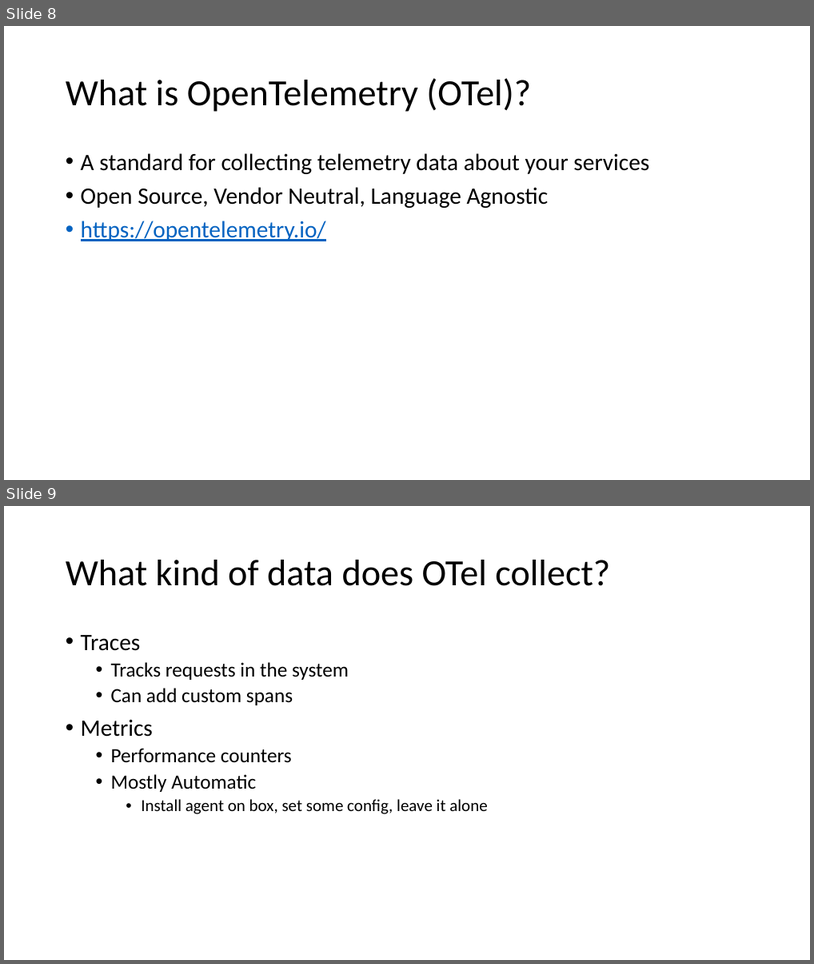
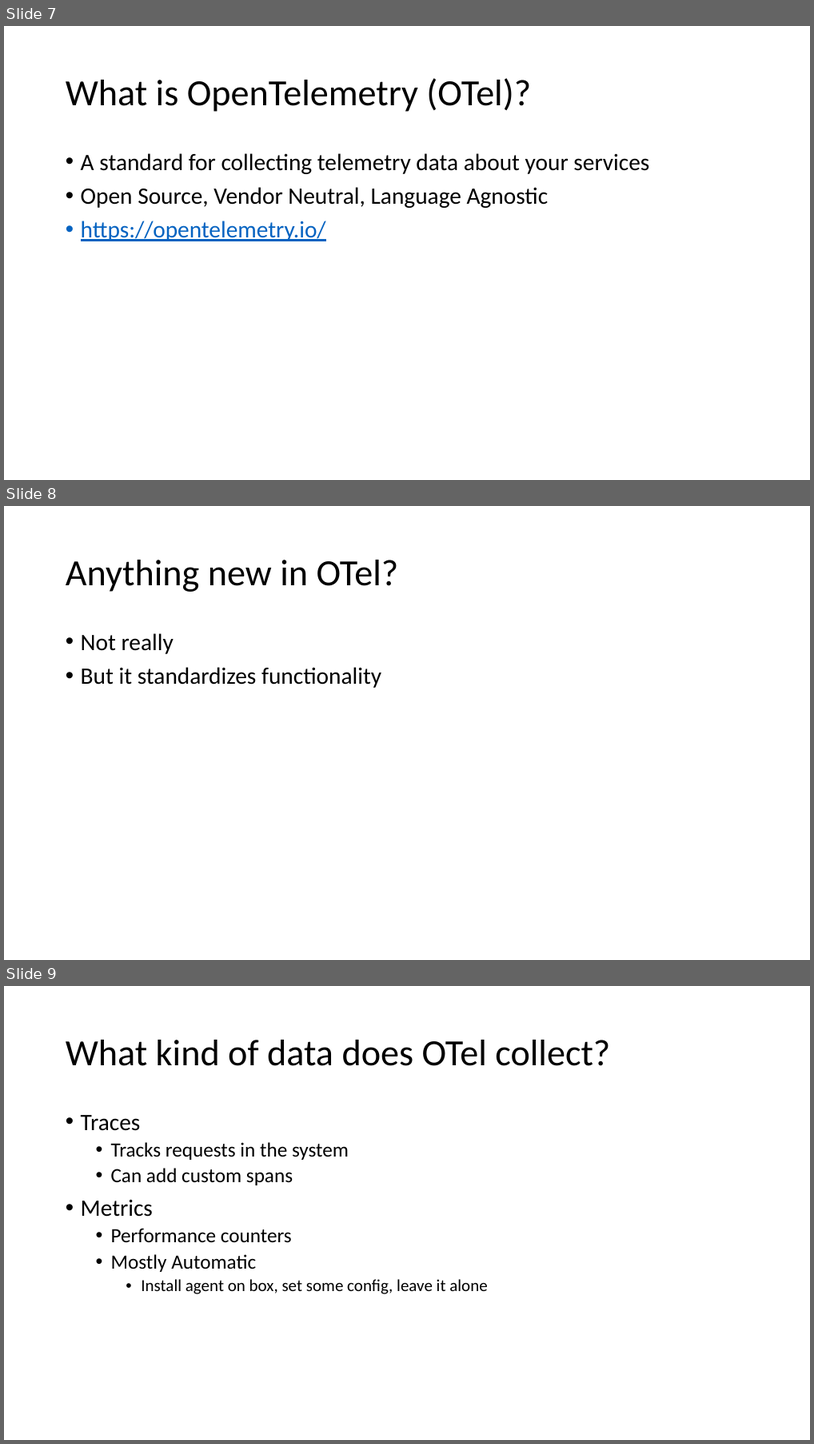
Before and after one commit to ProgrammerAL/Presentations-2023, a slide deck: 2023-03 - Orlando Code Camp - OpenTelemetry/Presentation.pptx. Shown one above the other, each under a label of ours: slides 8 and 9 before the commit, slides 7, 8 and 9 after it. The pictures are 814x964 and 814x1444 pixels, drawn with LibreOffice and Linux fonts; fonts in the diff are those of the drawing. Boxes give left, top, right and bottom in pixels: in the first picture for what was removed or moved away, otherwise in the second. Text is boxed around its words. In the diff, an @@ line names an element or a change of style, - is before the commit and + after.

```diff
--- a/2023-03 - Orlando Code Camp - OpenTelemetry/Presentation.pptx
+++ b/2023-03 - Orlando Code Camp - OpenTelemetry/Presentation.pptx
@@ slide 8 added at [4,506,810,960], background #FFFFFF @@
@@ title added at [66,560,399,592], 44 pt, text #000000 @@
+Anything new in OTel?
@@ text added at [81,633,382,688], 28 pt, text #000000 @@
+• Not really
+• But it standardizes functionality
@@ what was slide 8 is now slide 7 @@
```
Also in this commit, not shown: 3 slides changed, 1 slide removed, 5 other files.
